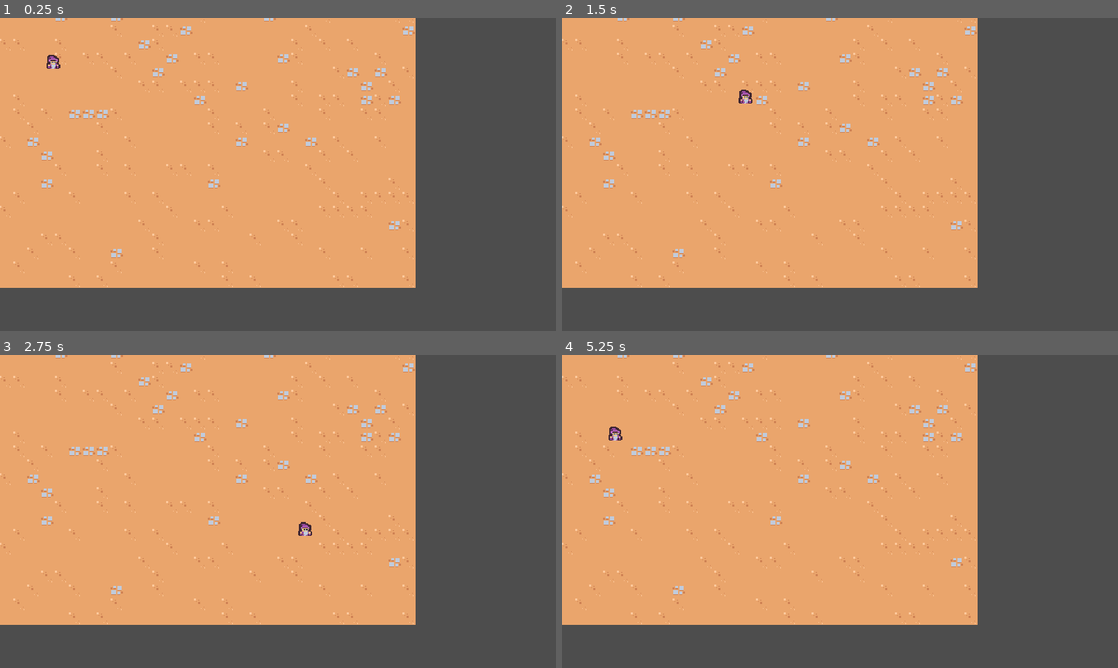
Above: before the commit, frames 1-4 (two rows, left to right).
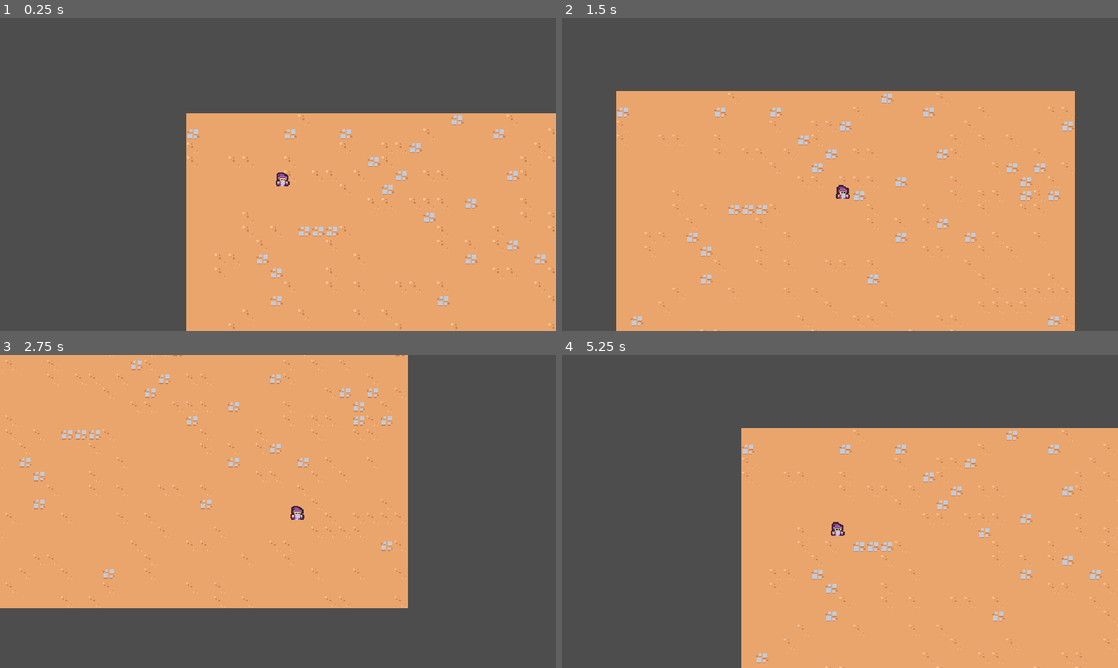
Above: after the commit, the same moments.

Repository: Octavio-Massaro/My_First_Game
Game: Godot game, scene res://scenes/main/main.tscn
The game is run twice, just before and just after one commit, with the same random seed, the same clock (stepped at 60 frames per second) and the same inputs.
Inputs:
- Up to frame 1 (0.25 s): no input
- Up to frame 2 (1.5 s): hold D (move_right) 0.53-1.28 s; hold S (move_down) from 1.28 s (still down)
- Up to frame 3 (2.75 s): release S (move_down) at 2.03 s; hold D (move_right) from 2.03 s (still down)
- Up to frame 4 (5.25 s): release D (move_right) at 2.78 s; hold W (move_up) 2.78-3.53 s; hold A (move_left) 3.53-5.03 s; hold S (move_down) from 5.03 s (still down)

The runs differ from the first frame. In frame 1, 66% of the frame differs, in the area x 0-100%, y 0-100%; in frame 2, 48%; in frame 3, 8.4%; in frame 4, 64%.

Commit message:
Starting out finished

Diff:
--- a/2DSurvivorsCourse/scenes/game_camera/game_camera.gd
+++ b/2DSurvivorsCourse/scenes/game_camera/game_camera.gd
@@ -1,11 +1,20 @@
 extends Camera2D
 
+var target_position = Vector2.ZERO
 
 # Called when the node enters the scene tree for the first time.
 func _ready():
-	pass # Replace with function body.
+	make_current()
 
 
 # Called every frame. 'delta' is the elapsed time since the previous frame.
 func _process(delta):
-	pass
+	acquire_target()
+	global_position = global_position.lerp(target_position,1.0 - exp(-delta * 10))
+
+
+func acquire_target():
+	var player_nodes = get_tree().get_nodes_in_group("player")
+	if player_nodes.size() > 0:
+		var player = player_nodes[0] as Node2D
+		target_position = player.global_position
--- a/2DSurvivorsCourse/scenes/main/main.tscn
+++ b/2DSurvivorsCourse/scenes/main/main.tscn
@@ -1,9 +1,12 @@
-[gd_scene load_steps=3 format=3 uid="uid://bfdkn7rt4unmf"]
+[gd_scene load_steps=4 format=3 uid="uid://bfdkn7rt4unmf"]
 
 [ext_resource type="PackedScene" uid="uid://davcs5ifvcoer" path="res://scenes/player/player.tscn" id="1_1ixsw"]
+[ext_resource type="PackedScene" uid="uid://duiwvayei4niv" path="res://scenes/game_camera/game_camera.tscn" id="1_8cr24"]
 [ext_resource type="TileSet" uid="uid://dcd04ptfrgx2e" path="res://resources/tileset.tres" id="1_gry2i"]
 
 [node name="Main" type="Node"]
+
+[node name="GameCamera" parent="." instance=ExtResource("1_8cr24")]
 
 [node name="TileMap" type="TileMap" parent="."]
 position = Vector2(-34, -26)
--- a/2DSurvivorsCourse/scenes/player/player.tscn
+++ b/2DSurvivorsCourse/scenes/player/player.tscn
@@ -6,7 +6,7 @@
 [sub_resource type="CircleShape2D" id="CircleShape2D_icbd5"]
 radius = 5.0
 
-[node name="Player" type="CharacterBody2D"]
+[node name="Player" type="CharacterBody2D" groups=["player"]]
 script = ExtResource("1_gi4hq")
 
 [node name="Sprite2D" type="Sprite2D" parent="."]
